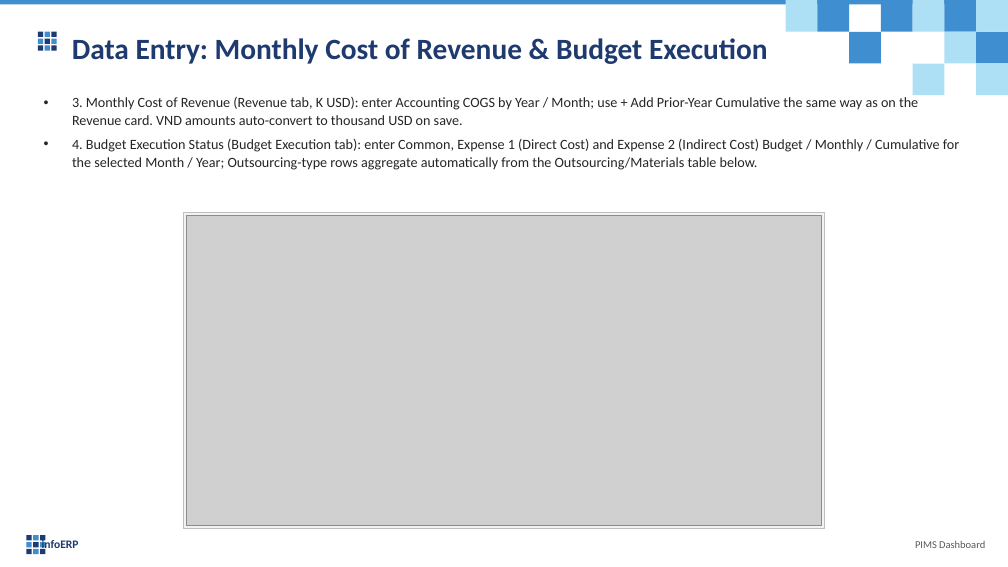
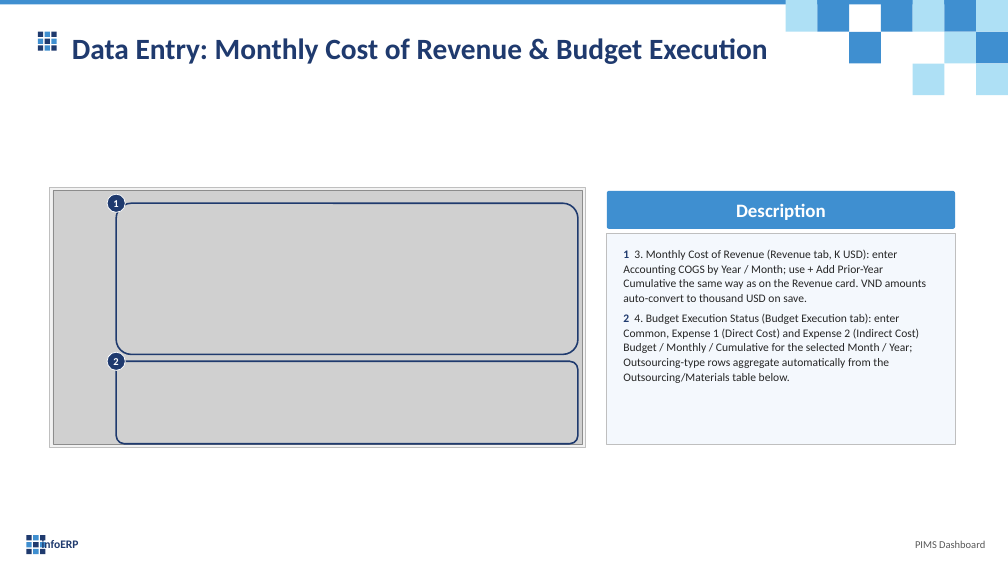
Before and after one commit to truongCLT/PIMS-DASHBOARD, a slide deck: slide 36 of docs/PIMS_Dashboard_User_Guide_V1.pptx. Drawn at 1008x567 pixels with LibreOffice and Linux fonts; fonts in the diff are those of the drawing; grey boxes stand for pictures. Boxes give left, top, right and bottom in pixels: in the first picture for what was removed or moved away, otherwise in the second. Text is boxed around its words. In the diff, an @@ line names an element or a change of style, - is before the commit and + after.

```diff
--- a/docs/PIMS_Dashboard_User_Guide_V1.pptx
+++ b/docs/PIMS_Dashboard_User_Guide_V1.pptx
@@ rectangle: place and size @@
-rectangle at [183, 212, 825, 529]
+rectangle at [50, 188, 585, 447]
@@ picture: place and size @@
-picture at [186, 216, 822, 526]
+picture at [53, 191, 582, 444]
@@ ellipse added at [107, 194, 126, 212], fill #1F3A6E, outline #FFFFFF 0.75 pt, 10 pt, text #FFFFFF, bold @@
+1
@@ rounded rectangle added at [116, 203, 578, 355], outline #1F3A6E 1.5 pt @@
@@ rounded rectangle added at [607, 191, 956, 228], fill #3F8FD0, 18 pt, text #FFFFFF, bold @@
+Description
@@ rectangle added at [607, 234, 956, 444], fill #F4F8FD, outline #BFBFBF 0.75 pt @@
@@ text at [623, 250, 926, 383]: text changed; size 13.5 to 11 pt @@
-• 3. Monthly Cost of Revenue (Revenue tab, K USD): enter Accounting COGS by Year / Month; use + Add Prior-Year Cumulative the same way as on the Revenue card. VND amounts auto-convert to thousand USD on save.
-• 4. Budget Execution Status (Budget Execution tab): enter Common, Expense 1 (Direct Cost) and Expense 2 (Indirect Cost) Budget / Monthly / Cumulative for the selected Month / Year; Outsourcing-type rows aggregate automatically from the Outsourcing/Materials table below.
+1 3. Monthly Cost of Revenue (Revenue tab, K USD): enter Accounting COGS by Year / Month; use + Add Prior-Year Cumulative the same way as on the Revenue card. VND amounts auto-convert to thousand USD on save.
+2 4. Budget Execution Status (Budget Execution tab): enter Common, Expense 1 (Direct Cost) and Expense 2 (Indirect Cost) Budget / Monthly / Cumulative for the selected Month / Year; Outsourcing-type rows aggregate automatically from the Outsourcing/Materials table below.
@@ ellipse added at [107, 352, 126, 371], fill #1F3A6E, outline #FFFFFF 0.75 pt, 10 pt, text #FFFFFF, bold @@
+2
@@ rounded rectangle added at [116, 361, 578, 444], outline #1F3A6E 1.5 pt @@
```
Also in this commit, not shown: 29 other slides changed, 2 other files.
